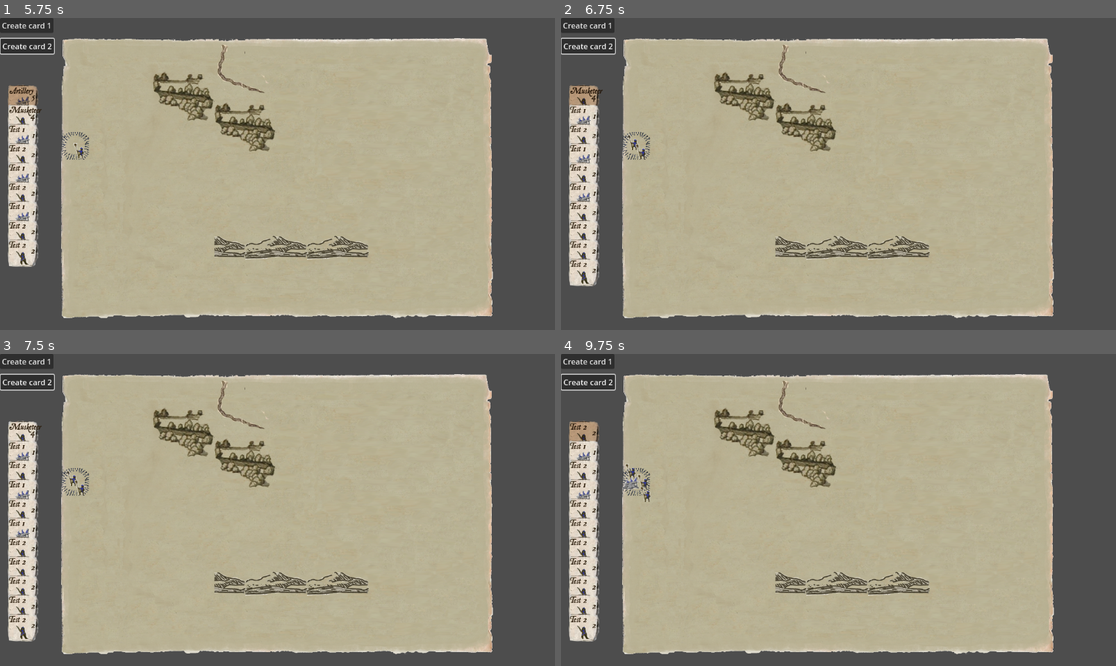
Above: before the commit, frames 1-4 (two rows, left to right).
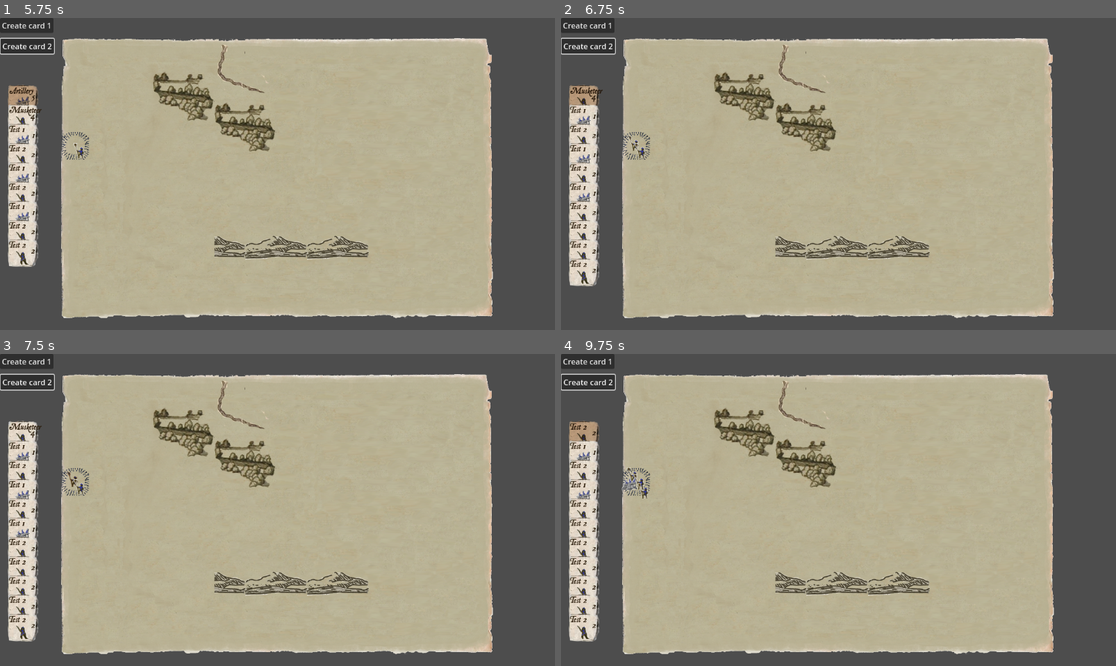
Above: after the commit, the same moments.

Repository: FredrikLundvall/MinuteBattle
Game: Godot game, scene res://godot/play_ground/play_ground.tscn
Two runs of this game, one before a commit and one after it. Both use one fixed random seed, a clock stepped at 60 frames per second and the inputs below.
Inputs (mouse positions are in pixels of both pictures, inside the frame that each line leads up to):
- Up to frame 1 (5.75 s): click "Create card 1" at 0.5 s; click "Create card 2" at 1.25 s; click "Create card 1" at 2 s; click "Create card 2" at 2.75 s; click "Create card 1" at 3.5 s; click "Create card 2" at 4.25 s; tap Enter at 5 s; move the mouse to (22, 99) at 5.02 s; press the mouse at (22, 99) at 5.03 s
- Up to frame 2 (6.75 s): tap Space at 5.75 s; move the mouse to (638, 158) at 5.77 s; release the mouse at (638, 158) at 5.78 s; click (638, 158) at 5.85 s; tap Enter at 6.5 s; move the mouse to (583, 99) at 6.52 s; press the mouse at (583, 99) at 6.53 s
- Up to frame 3 (7.5 s): tap Space at 7.25 s; move the mouse to (72, 485) at 7.27 s; release the mouse at (72, 485) at 7.28 s; click (72, 485) at 7.35 s
- Up to frame 4 (9.75 s): tap Enter at 8 s; move the mouse to (583, 435) at 8.02 s; press the mouse at (583, 435) at 8.03 s; tap Space at 8.75 s; move the mouse to (638, 488) at 8.77 s; release the mouse at (638, 488) at 8.78 s; click (638, 488) at 8.85 s; move the mouse to (583, 435) at 9.52 s; press the mouse at (583, 435) at 9.53 s

Frame 1 is identical in both runs. In frame 2, less than 0.1% of the frame differs, in the area x 12-16%, y 37-46%; in frame 3, less than 0.1%; in frame 4, 0.2%, in the area x 10-17%, y 34-48%.

Commit message:
Added signals for hovering over units in battle. Added different collisions for the physics and the mouse clicks

Diff:
--- a/GameSource/Content/godot/Battle/battle.gd
+++ b/GameSource/Content/godot/Battle/battle.gd
@@ -1,8 +1,9 @@
 class_name Battle extends Node2D
-
 
 @onready var terrain: TileMapLayer = $Background/Terrain
 @onready var meleePicture: Texture2D = preload("res://hero/melee.png")
+
+signal unit_selected(unit: Unit)
 
 const SPAWN_COORDINATES = Vector2i(0,3)
 const SPAWN_ATLAS_TILE = Vector2i(0,0)
@@ -17,3 +18,23 @@
 	var rng = RandomNumberGenerator.new()
 	unit.position += Vector2(rng.randf_range(-10.0, 10.0),rng.randf_range(-10.0, 10.0))
 	terrain.add_child(unit)
+
+func _on_unit_hovered(unit: Unit) -> void:
+	unit.highlighted = true
+
+func _on_unit_unhovered(unit: Unit) -> void:
+	unit.highlighted = false
+
+func _on_unit_clicked(unit: Unit) -> void:
+	unit_selected.emit(unit)
+
+func unit_connect(unit: Unit):
+	if !unit.unit_hovered.is_connected(_on_unit_hovered):
+		unit.unit_hovered.connect(_on_unit_hovered)
+	if !unit.unit_unhovered.is_connected(_on_unit_unhovered):
+		unit.unit_unhovered.connect(_on_unit_unhovered)
+	if !unit.unit_clicked.is_connected(_on_unit_clicked):
+		unit.unit_clicked.connect(_on_unit_clicked)
+
+func _on_terrain_child_entered_tree(node: Node) -> void:
+	unit_connect(node as Unit)
--- a/GameSource/Content/godot/Battle/battle.tscn
+++ b/GameSource/Content/godot/Battle/battle.tscn
@@ -68,3 +68,5 @@
 
 [node name="Up" type="CollisionShape2D" parent="WorldBoundary"]
 shape = SubResource("WorldBoundaryShape2D_n55d4")
+
+[connection signal="child_entered_tree" from="Background/Terrain" to="." method="_on_terrain_child_entered_tree"]
--- a/GameSource/Content/godot/unit/unit.gd
+++ b/GameSource/Content/godot/unit/unit.gd
@@ -1,14 +1,16 @@
 class_name Unit extends Node2D
 
 @export var picture: Texture2D = preload("res://hero/melee.png")
+@export var hovered: bool = false
 @export var highlighted: bool = false
 
-signal unit_clicked(card: Unit)
+signal unit_hovered(unit: Unit)
+signal unit_unhovered(unit: Unit)
+signal unit_clicked(unit: Unit)
 
 # Called when the node enters the scene tree for the first time.
 func _ready() -> void:
-	var pictureSpr: Sprite2D = $Picture
-	pictureSpr.texture = picture
+	$Picture.texture = picture
 
 # Called every frame. 'delta' is the elapsed time since the previous frame.
 func _process(_delta: float) -> void:
@@ -26,3 +28,11 @@
 func _on_input_event(_viewport: Node, event: InputEvent, _shape_idx: int) -> void:
 	if event.is_action_pressed("mouse_click"):
 		unit_clicked.emit(self)
+
+func _on_mouse_entered() -> void:
+	hovered = true
+	unit_hovered.emit(self)
+
+func _on_mouse_exited() -> void:
+	hovered = false
+	unit_unhovered.emit(self)
--- a/GameSource/Content/godot/unit/unit.tscn
+++ b/GameSource/Content/godot/unit/unit.tscn
@@ -7,7 +7,10 @@
 rough = true
 
 [sub_resource type="CircleShape2D" id="CircleShape2D_jyasx"]
-radius = 13.0
+radius = 10.049875
+
+[sub_resource type="CircleShape2D" id="CircleShape2D_oyst7"]
+radius = 14.0
 
 [node name="Unit" type="RigidBody2D"]
 input_pickable = true
@@ -18,8 +21,18 @@
 [node name="Picture" type="Sprite2D" parent="."]
 texture = ExtResource("2_jyasx")
 
-[node name="CollisionShape" type="CollisionShape2D" parent="."]
-position = Vector2(0, 14)
+[node name="PhysicsShape" type="CollisionShape2D" parent="."]
+position = Vector2(0, 7)
 shape = SubResource("CircleShape2D_jyasx")
 
+[node name="ClickArea" type="Area2D" parent="."]
+
+[node name="ClickShape" type="CollisionShape2D" parent="ClickArea"]
+position = Vector2(0, 4)
+shape = SubResource("CircleShape2D_oyst7")
+
 [connection signal="input_event" from="." to="." method="_on_input_event"]
+[connection signal="mouse_entered" from="." to="." method="_on_mouse_entered"]
+[connection signal="mouse_exited" from="." to="." method="_on_mouse_exited"]
+[connection signal="mouse_entered" from="ClickArea" to="." method="_on_mouse_entered"]
+[connection signal="mouse_exited" from="ClickArea" to="." method="_on_mouse_exited"]
Not shown: 1 places in GameSource/Content/godot/unit/unit.tscn that only renumber resources
